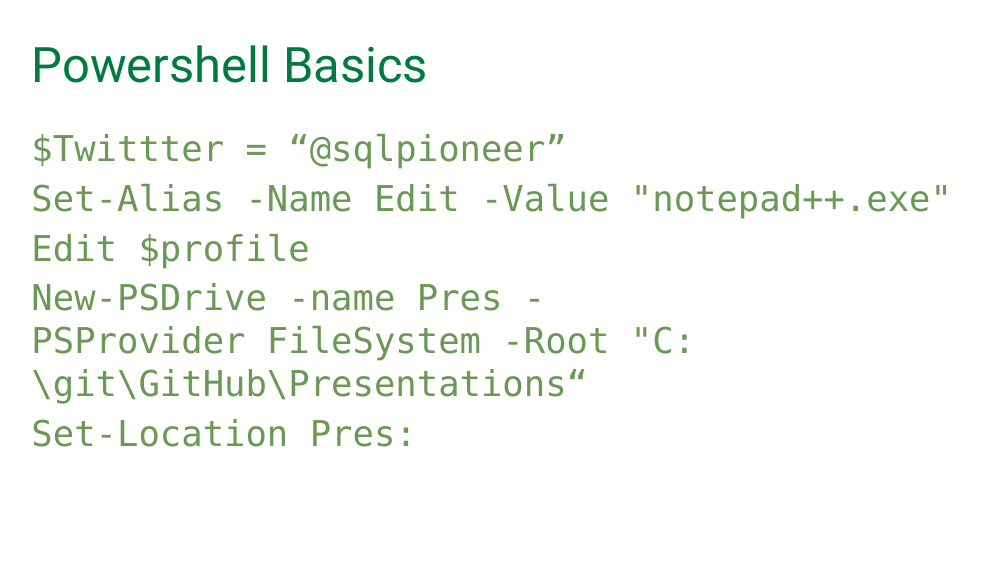
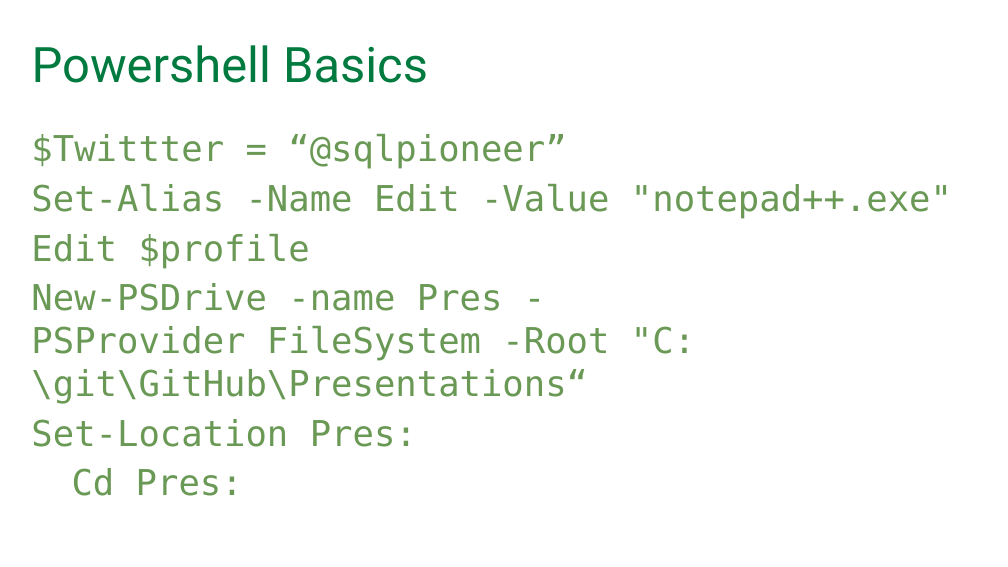
Before and after one commit to SQLPioneer/Presentations, a slide deck: slide 20 of Automation/EnvironmentAutomation.pptx (slide 24 before the commit). Drawn at 1008x567 pixels with LibreOffice and Linux fonts; fonts in the diff are those of the drawing; background and template pictures are left out. Boxes give left, top, right and bottom in pixels: in the first picture for what was removed or moved away, otherwise in the second. Text is boxed around its words. In the diff, an @@ line names an element or a change of style, - is before the commit and + after.

```diff
--- a/Automation/EnvironmentAutomation.pptx
+++ b/Automation/EnvironmentAutomation.pptx
@@ text at box(72, 468, 243, 496): paragraph added @@
+Cd Pres:
```
Also in this commit, not shown: 6 other slides changed, 9 slides removed.
